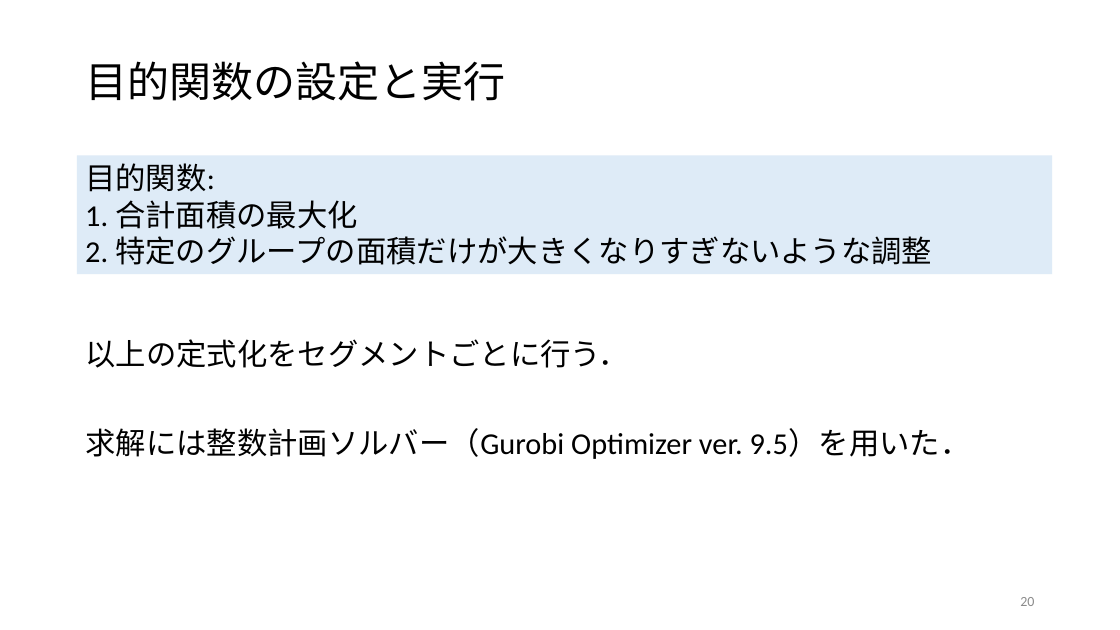
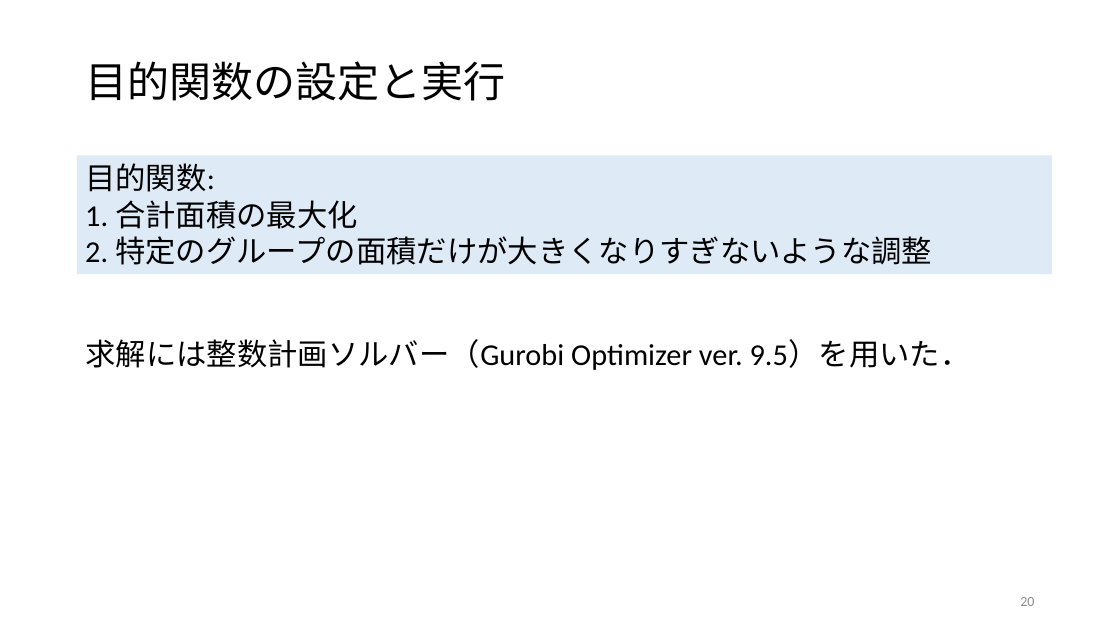
Before and after one commit to r-kurosu/kline, a slide deck: slide 20 of 卒論発表用スライド.pptx. Drawn at 1120x630 pixels with LibreOffice and Linux fonts; fonts in the diff are those of the drawing. Boxes give left, top, right and bottom in pixels: in the first picture for what was removed or moved away, otherwise in the second. Text is boxed around its words. In the diff, an @@ line names an element or a change of style, - is before the commit and + after.

```diff
--- a/卒論発表用スライド.pptx
+++ b/卒論発表用スライド.pptx
@@ text at (85, 339, 629, 368): paragraph removed @@
-以上の定式化をセグメントごとに行う．
```
Also in this commit, not shown: 9 other slides changed, 18 other files.
